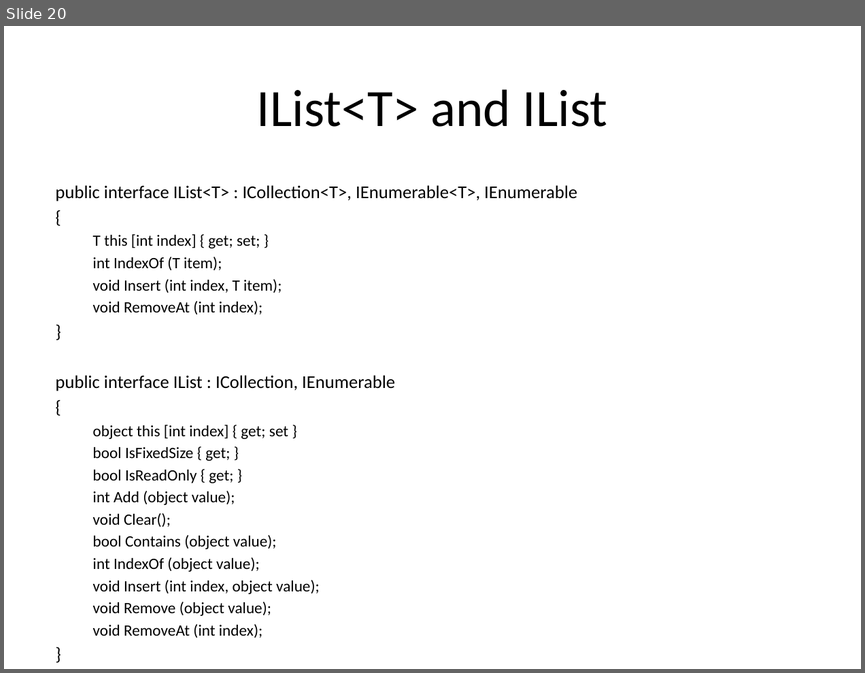
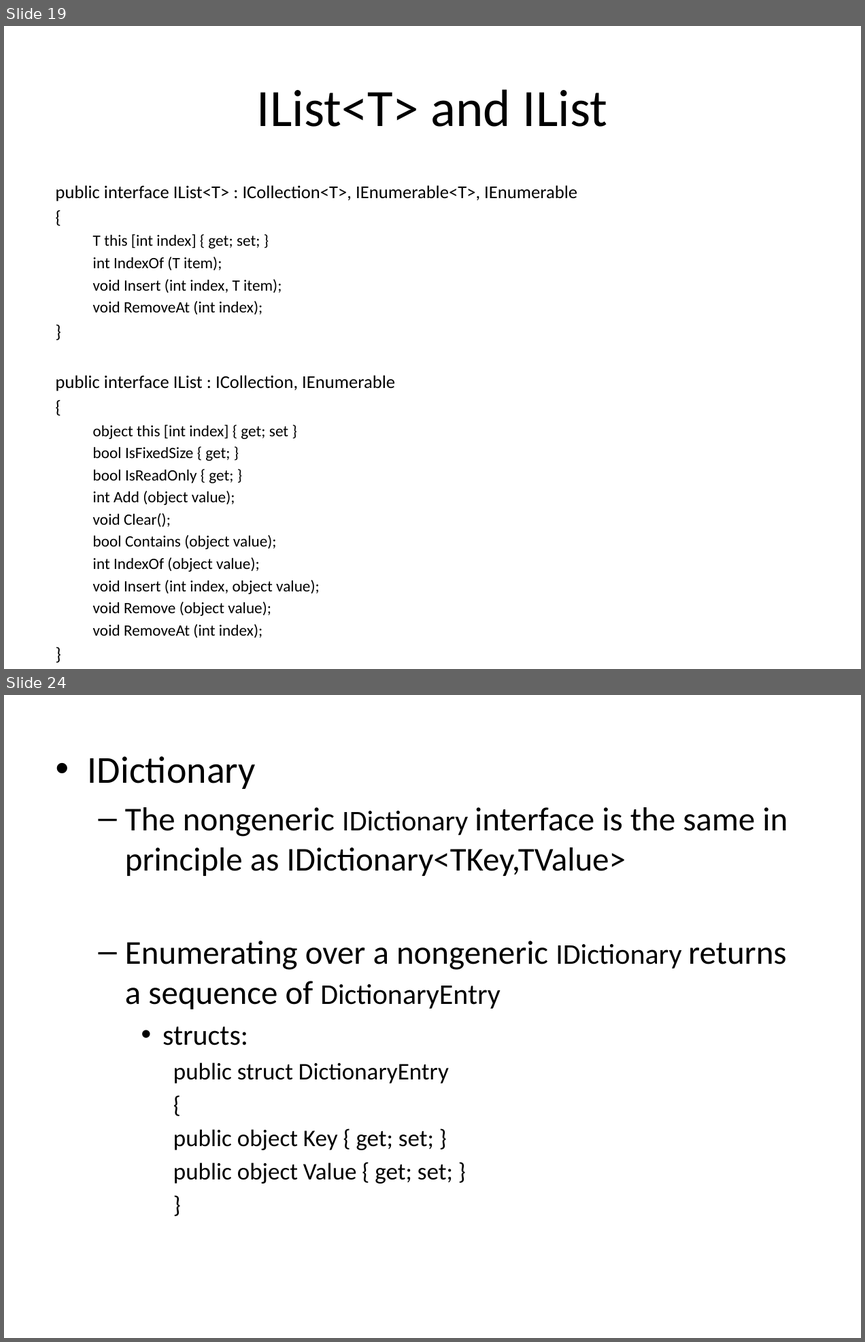
Before and after one commit to ctsxamarintraining/October15, a slide deck: Day6/Collections.pptx. Shown one above the other, each under a label of ours: slide 20 before the commit, slides 19 and 24 after it; the slides between them are not shown. The pictures are 865x673 and 865x1342 pixels, drawn with LibreOffice and Linux fonts; fonts in the diff are those of the drawing. Boxes give left, top, right and bottom in pixels: in the first picture for what was removed or moved away, otherwise in the second. Text is boxed around its words. In the diff, an @@ line names an element or a change of style, - is before the commit and + after.

```diff
--- a/Day6/Collections.pptx
+++ b/Day6/Collections.pptx
@@ slide 24 added at [4,695,861,1338], background #FFFFFF @@
@@ text added at [88,756,787,1183], 28 pt, text #000000 @@
+• IDictionary
+  – The nongeneric IDictionary interface is the same in principle as IDictionary<TKey,TValue>
+  – Enumerating over a nongeneric IDictionary returns a sequence of DictionaryEntry
+    • structs:
+      public struct DictionaryEntry
+      {
+      public object Key { get; set; }
+      public object Value { get; set; }
+      }
@@ what was slide 20 is now slide 19 @@
```
Also in this commit, not shown: 6 other slides added, 1 other file.
